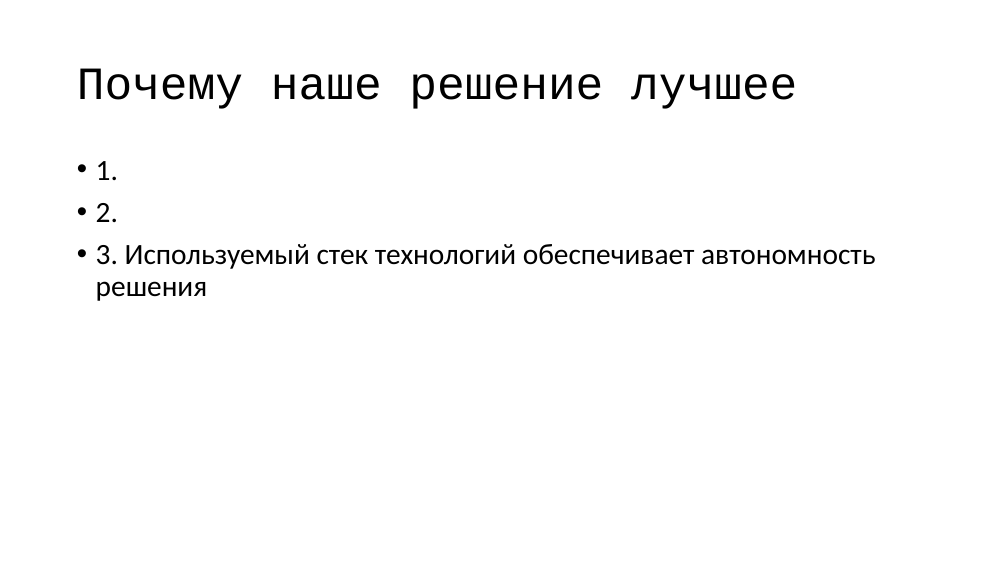
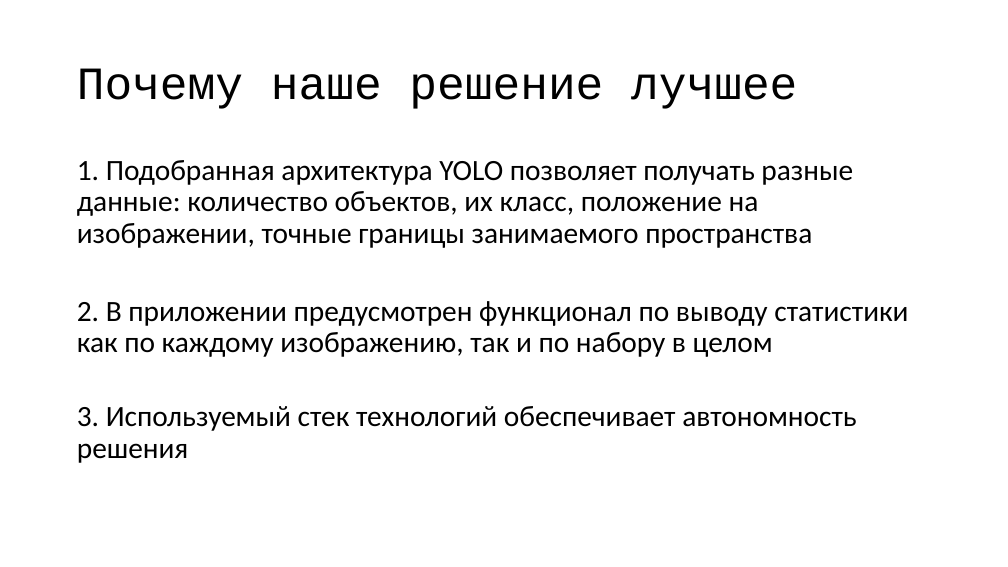
Before and after one commit to VoroncovRoman/IT_Arctic_Swans, a slide deck: slide 9 of Презентация для защиты.pptx (slide 6 before the commit). Drawn at 1008x567 pixels with LibreOffice and Linux fonts; fonts in the diff are those of the drawing. Boxes give left, top, right and bottom in pixels: in the first picture for what was removed or moved away, otherwise in the second. Text is boxed around its words. In the diff, an @@ line names an element or a change of style, - is before the commit and + after.

```diff
--- a/Презентация для защиты.pptx
+++ b/Презентация для защиты.pptx
@@ text at (x1=77, y1=160, x2=908, y2=357): text changed @@
-• 1.
-• 2.
+1. Подобранная архитектура YOLO позволяет получать разные данные: количество объектов, их класс, положение на изображении, точные границы занимаемого пространства
+2. В приложении предусмотрен функционал по выводу статистики как по каждому изображению, так и по набору в целом
@@ text at (x1=77, y1=406, x2=856, y2=463): bullet • to none @@
```
Also in this commit, not shown: 4 other slides changed, 4 slides added, 1 slide removed.
